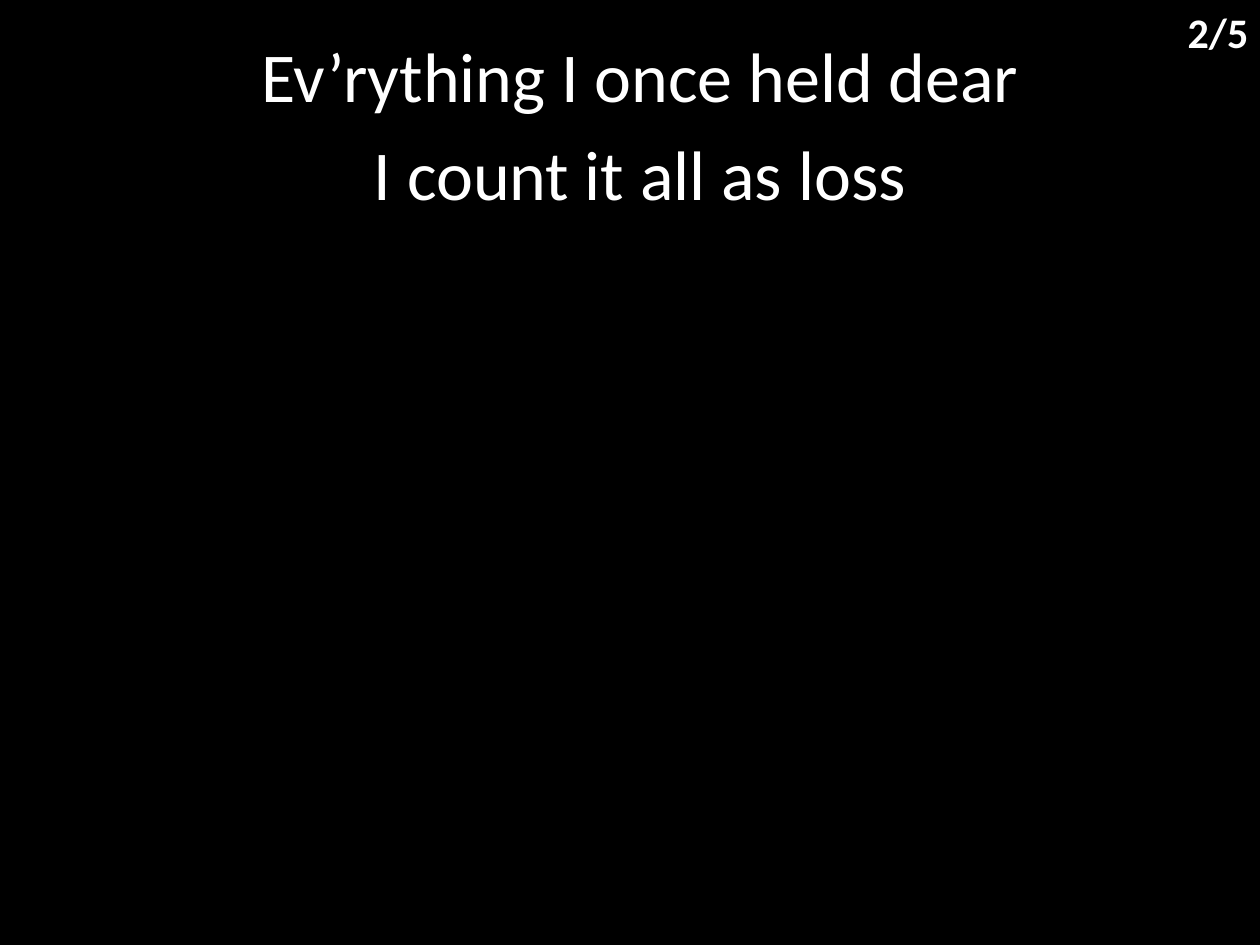
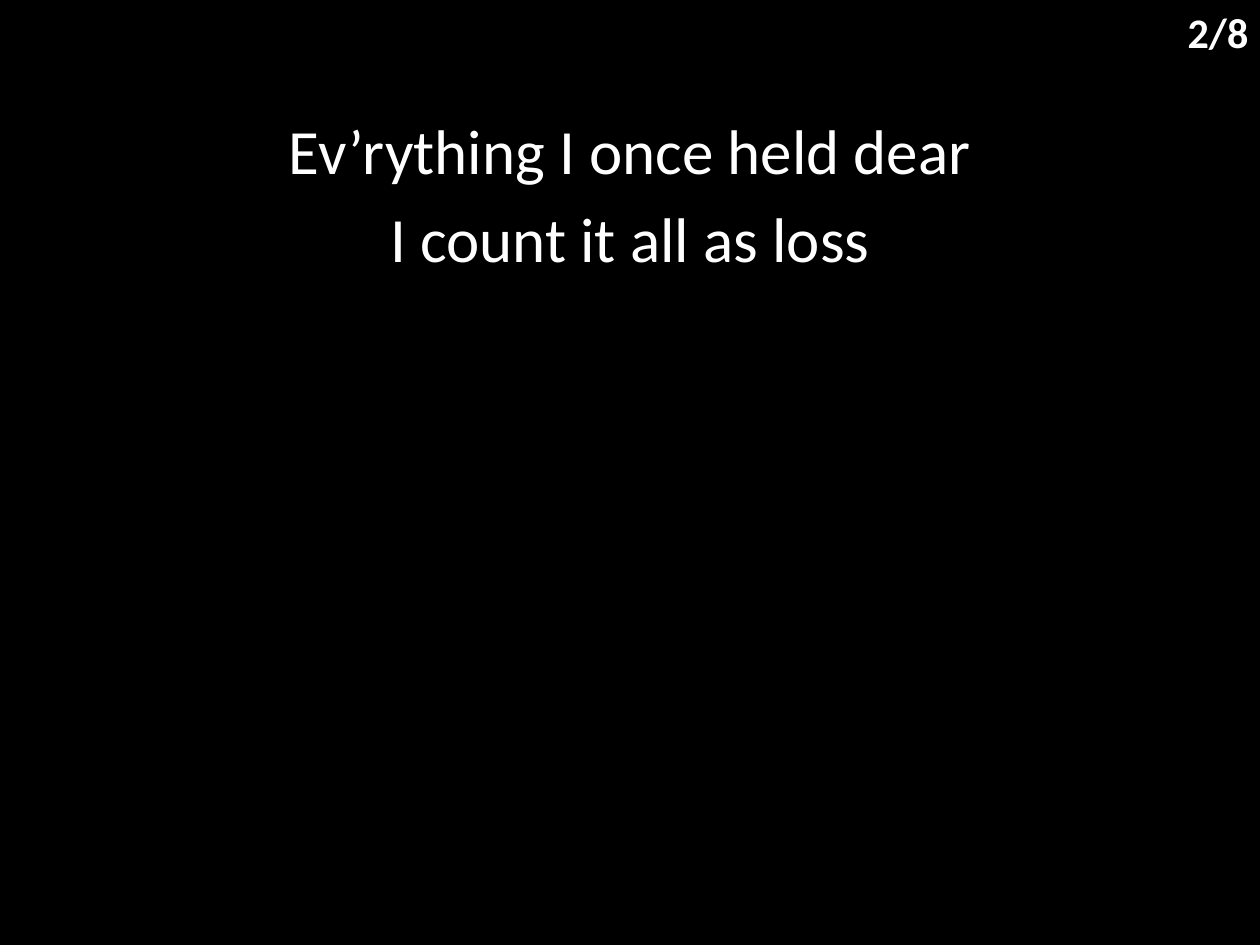
Before and after one commit to hoo-are-ya/worship, a slide deck: slide 3 of docs/songs/lead me to the cross.pptx. Drawn at 1260x945 pixels with LibreOffice and Linux fonts; fonts in the diff are those of the drawing. Boxes give left, top, right and bottom in pixels: in the first picture for what was removed or moved away, otherwise in the second. Text is boxed around its words. In the diff, an @@ line names an element or a change of style, - is before the commit and + after.

```diff
--- a/docs/songs/lead me to the cross.pptx
+++ b/docs/songs/lead me to the cross.pptx
@@ text at (1188, 18, 1249, 50): text changed @@
-2/5
+2/8
@@ subtitle "Ev’rything I once held dear": place and size @@
-subtitle "Ev’rything I once held dear" at (261, 52, 1018, 201)
+subtitle "Ev’rything I once held dear" at (289, 129, 970, 263)
@@ subtitle "Ev’rything I once held dear" at (289, 129, 970, 263): size 40 to 36 pt @@
```
Also in this commit, not shown: 4 other slides changed, 3 slides added, 7 other files.
